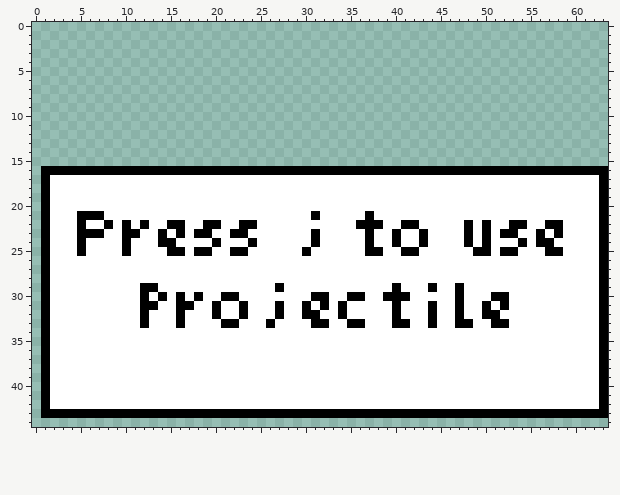
Pixel-art file: Assets/Aseprite Art/Signs/projectile_pop_message-Recovered.aseprite. The picture above is the old version.
64x64 pixels, 1 frame. Shown: x 0..63, y 0..44.
Now the later version:
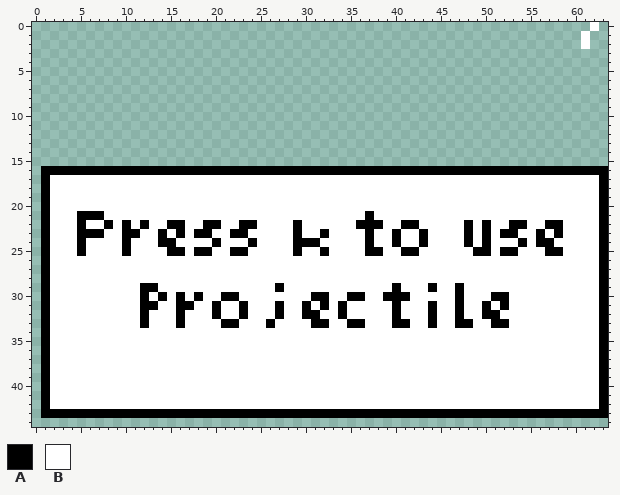
Palette (. is transparent): A #000000  B #ffffff
Changes in this commit:
@@ x 59..63 @@
- 0 .....
- 1 .....
- 2 .....
+ 0 ...B.
+ 1 ..B..
+ 2 ..B..
  3 .....
@@ x 27..34 @@
 20 BBBBBBBB
-21 BBBBABBB
-22 BBBBBBBB
-23 BBBBABBB
-24 BBBBABBB
-25 BBBABBBB
+21 BBBBBBBB
+22 BBABBBBB
+23 BBABBABB
+24 BBAAABBB
+25 BBABBABB
 26 BBBBBBBB
Boxes around the changes in both pictures, in picture pixels (x1, y1, x2, y2):
added: (581, 22, 599, 49)
changed: (293, 211, 329, 256)
